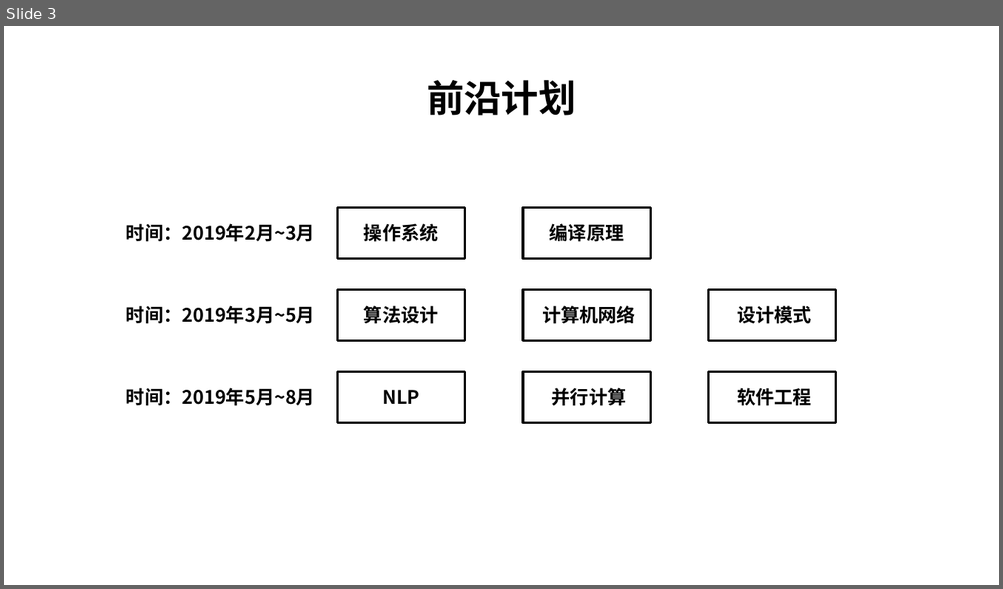
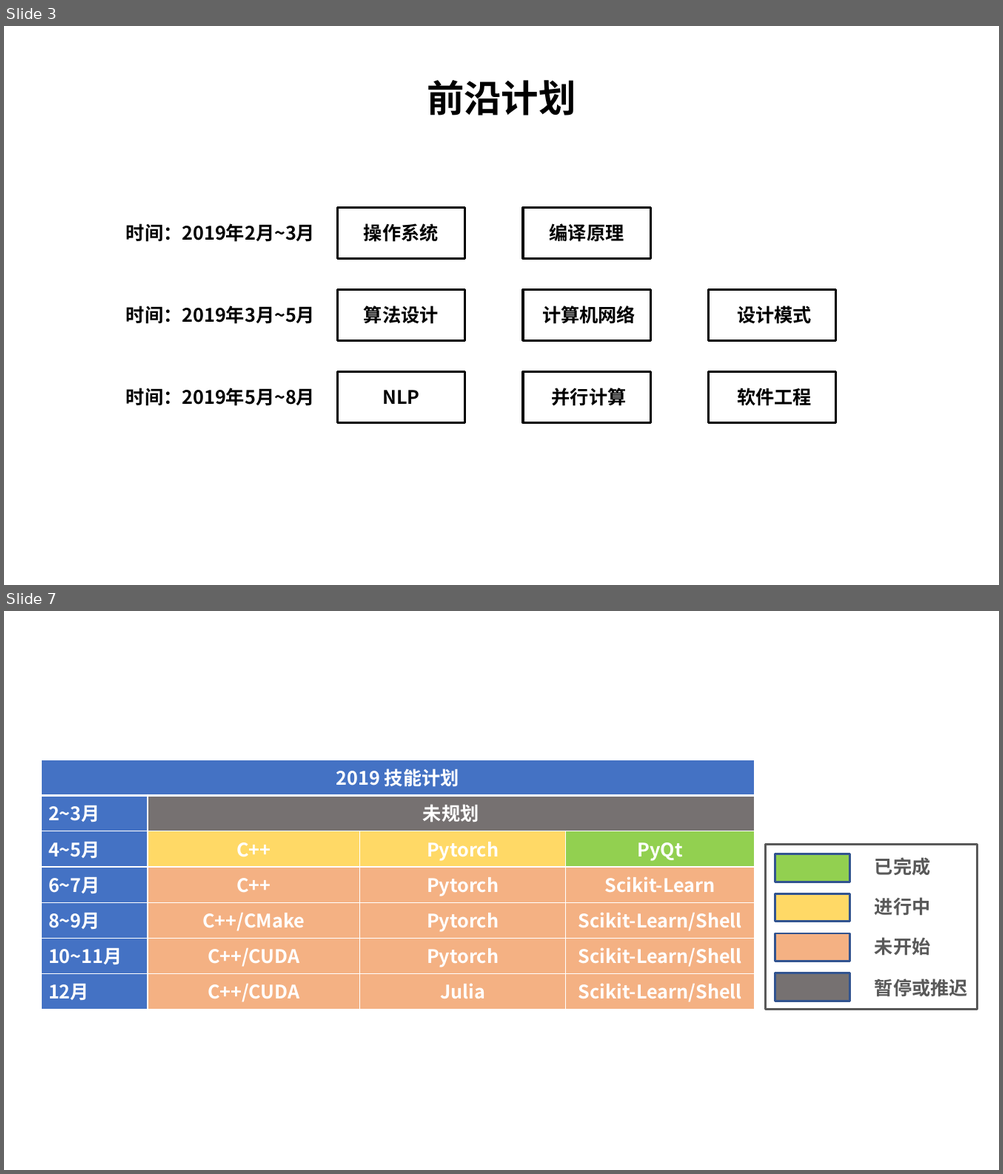
Before and after one commit to JackGittes/NetworkNote, a slide deck: Plan/学习计划.pptx. Shown one above the other, each under a label of ours: slide 3 before the commit, slides 3 and 7 after it; the slides between them are not shown. The pictures are 1003x589 and 1003x1174 pixels, drawn with LibreOffice and Linux fonts; fonts in the diff are those of the drawing. Boxes give left, top, right and bottom in pixels: in the first picture for what was removed or moved away, otherwise in the second. Text is boxed around its words. In the diff, an @@ line names an element or a change of style, - is before the commit and + after.

```diff
--- a/Plan/学习计划.pptx
+++ b/Plan/学习计划.pptx
@@ slide 7 added at (4, 611, 999, 1170), background #FFFFFF @@
@@ table added at (41, 760, 754, 1010), 7 rows, 4 columns @@
+2019 技能计划 |  |  | 
+2~3月 | 未规划 |  | 
+4~5月 | C++ | Pytorch | PyQt
+6~7月 | C++ | Pytorch | Scikit-Learn
+8~9月 | C++/CMake | Pytorch | Scikit-Learn/Shell
+10~11月 | C++/CUDA | Pytorch | Scikit-Learn/Shell
+12月 | C++/CUDA | Julia | Scikit-Learn/Shell
@@ rectangle added at (765, 845, 977, 1009), outline #595959 2 pt @@
@@ rectangle added at (775, 854, 849, 882), fill #92D050, outline #325491 2 pt @@
@@ text added at (874, 857, 930, 875), 18 pt, text #595959, bold @@
+已完成
@@ rectangle added at (775, 894, 849, 921), fill #FFD966, outline #325491 2 pt @@
@@ text added at (874, 897, 930, 916), 18 pt, text #595959, bold @@
+进行中
@@ rectangle added at (775, 934, 849, 961), fill #F4B183, outline #325491 2 pt @@
@@ text added at (874, 937, 930, 956), 18 pt, text #595959, bold @@
+未开始
@@ rectangle added at (775, 974, 849, 1001), fill #767171, outline #325491 2 pt @@
@@ text added at (874, 979, 967, 997), 18 pt, text #595959, bold @@
+暂停或推迟
```
Also in this commit, not shown: 3 other slides added.
